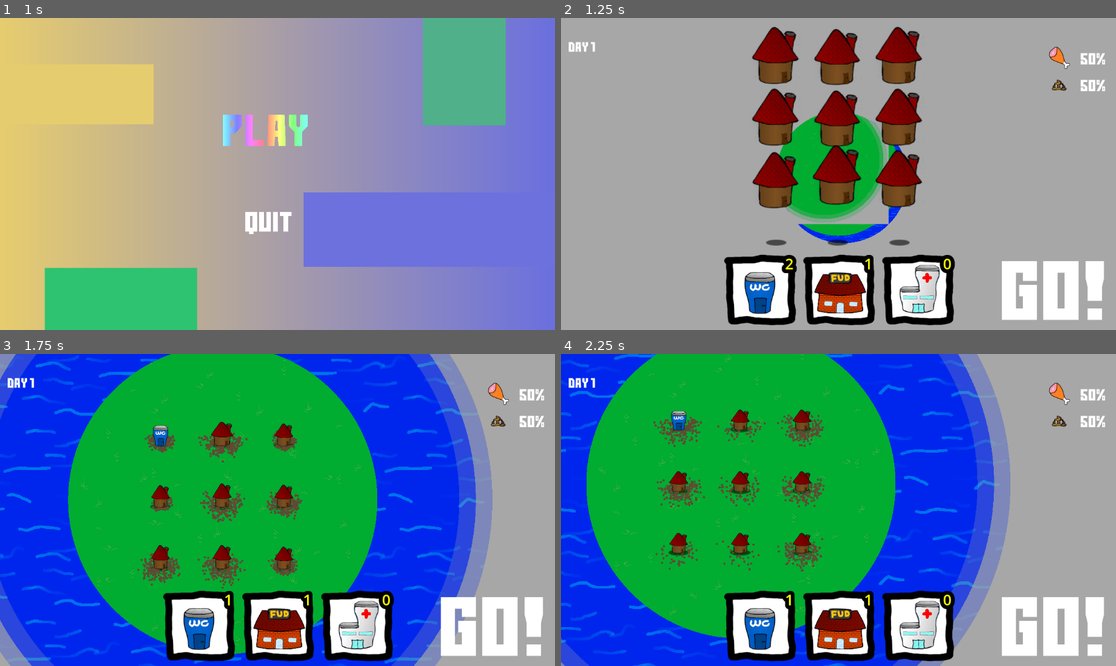
Above: before the commit, frames 1-4 (two rows, left to right).
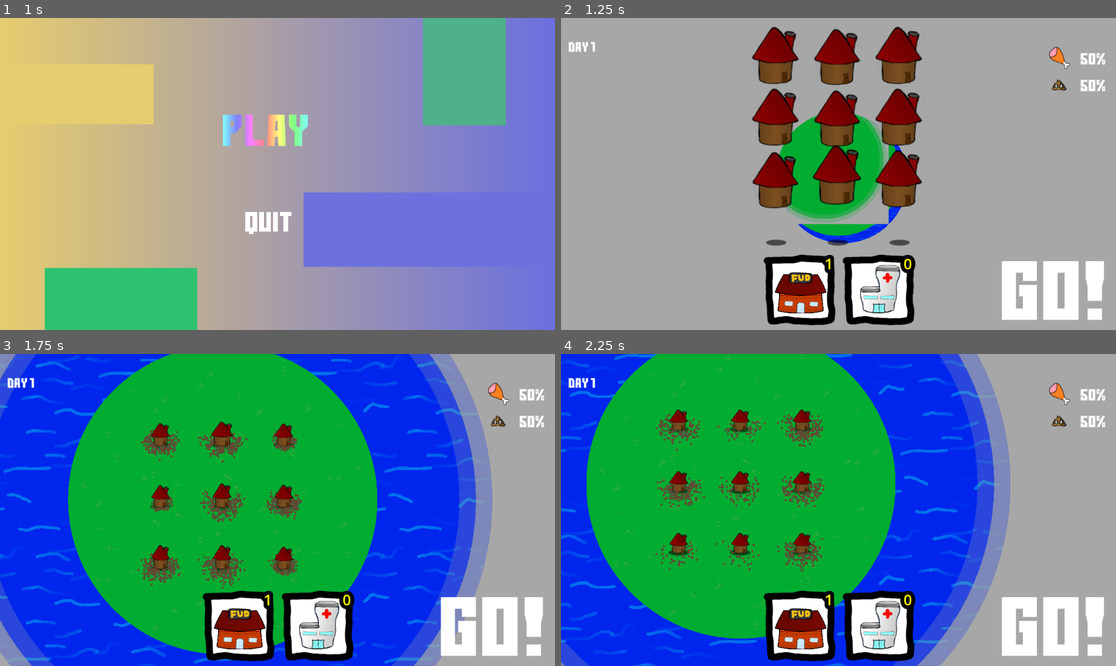
Above: after the commit, the same moments.

Repository: Viggzta/gmtk-jam-2024
Game: Godot game, scene res://main_menu.tscn
Two runs of this game, one before a commit and one after it. Both use one fixed random seed, a clock stepped at 60 frames per second and the inputs below. Sound files missing from this copy of the repository are replaced by a short silence.
Inputs (mouse positions are in pixels of both pictures, inside the frame that each line leads up to):
- Up to frame 1 (1 s): click (271, 130) at 0.5 s
- Up to frame 2 (1.25 s): no input
- Up to frame 3 (1.75 s): tap Enter at 1.25 s; move the mouse to (216, 447) at 1.27 s; press the mouse at (216, 447) at 1.28 s; hold D (right) from 1.28 s (still down)
- Up to frame 4 (2.25 s): move the mouse to (688, 510) at 2.02 s; release D (right) at 2.03 s; release the mouse at (688, 510) at 2.03 s; hold S (down) from 2.03 s (still down); right-click (688, 510) at 2.1 s; click (688, 510) at 2.17 s

Frame 1 is identical in both runs. In frame 2, 7.6% of the frame differs, in the area x 29-71%, y 75-99%; in frame 3, 8.1%; in frame 4, 8.2%, in the area x 16-71%, y 17-99%.

Commit message:
Modify difficulty slightly

Diff:
--- a/src/scripts/Globals.gd
+++ b/src/scripts/Globals.gd
@@ -17,10 +17,10 @@
 
 
 var level_restrictions: Dictionary = {
-	1 : {BuildingType.Type.ShitHouse : 2, BuildingType.Type.Donken : 1},
-	2 : {BuildingType.Type.ShitHouse : 4, BuildingType.Type.Donken : 2},
+	1 : {BuildingType.Type.ShitHouse : 0, BuildingType.Type.Donken : 1},
+	2 : {BuildingType.Type.ShitHouse : 2, BuildingType.Type.Donken : 0},
 	3 : {BuildingType.Type.ShitHouse : 4, BuildingType.Type.Donken : 4},
-	4 : {BuildingType.Type.ShitHouse : 4, BuildingType.Type.Donken : 4},
+	4 : {BuildingType.Type.ShitHouse : 4, BuildingType.Type.Donken : 2},
 	5 : {BuildingType.Type.ShitHouse : 4, BuildingType.Type.Donken : 4},
 	6 : {BuildingType.Type.ShitHouse : 4, BuildingType.Type.Donken : 4},
 	7 : {BuildingType.Type.ShitHouse : 4, BuildingType.Type.Donken : 4},
@@ -34,38 +34,38 @@
 		[Pair.new([Dude.NeedType.Eat], 80)],
 	],
 	2 : [
-		[Pair.new([Dude.NeedType.Poop], 80)],
+		[Pair.new([Dude.NeedType.Poop], 100)],
 	],
 	3 : [
 		[Pair.new([Dude.NeedType.Eat], 80)],
 		[Pair.new([Dude.NeedType.Poop], 80)],
 	],
 	4 : [
-		[Pair.new([Dude.NeedType.Eat, Dude.NeedType.Poop], 80)],
+		[Pair.new([Dude.NeedType.Eat, Dude.NeedType.Poop], 160)],
 	],
 	5 : [
-		[Pair.new([Dude.NeedType.Eat, Dude.NeedType.Poop], 80)],
-		[Pair.new([Dude.NeedType.Poop], 80)],
+		[Pair.new([Dude.NeedType.Eat, Dude.NeedType.Poop], 100)],
+		[Pair.new([Dude.NeedType.Poop], 100)],
 	],
 	6 : [
-		[Pair.new([Dude.NeedType.Eat, Dude.NeedType.Poop], 80)],
-		[Pair.new([Dude.NeedType.Poop], 80)],
+		[Pair.new([Dude.NeedType.Eat, Dude.NeedType.Poop], 120)],
+		[Pair.new([Dude.NeedType.Poop], 120)],
 	],
 	7 : [
-		[Pair.new([Dude.NeedType.Eat, Dude.NeedType.Poop], 80)],
-		[Pair.new([Dude.NeedType.Poop], 80)],
+		[Pair.new([Dude.NeedType.Eat, Dude.NeedType.Poop], 140)],
+		[Pair.new([Dude.NeedType.Poop], 140)],
 	],
 	8 : [
-		[Pair.new([Dude.NeedType.Eat, Dude.NeedType.Poop], 80)],
-		[Pair.new([Dude.NeedType.Poop], 80)],
+		[Pair.new([Dude.NeedType.Eat, Dude.NeedType.Poop], 160)],
+		[Pair.new([Dude.NeedType.Poop], 160)],
 	],
 	9 : [
-		[Pair.new([Dude.NeedType.Eat, Dude.NeedType.Poop], 80)],
-		[Pair.new([Dude.NeedType.Poop], 80)],
+		[Pair.new([Dude.NeedType.Eat, Dude.NeedType.Poop], 180)],
+		[Pair.new([Dude.NeedType.Poop], 180)],
 	],
 	10 : [
-		[Pair.new([Dude.NeedType.Eat, Dude.NeedType.Poop], 80)],
-		[Pair.new([Dude.NeedType.Poop], 80)],
+		[Pair.new([Dude.NeedType.Eat, Dude.NeedType.Poop], 200)],
+		[Pair.new([Dude.NeedType.Poop], 200)],
 	],
 }
 
--- a/src/scripts/ui/satisfaction_ui.gd
+++ b/src/scripts/ui/satisfaction_ui.gd
@@ -1,7 +1,7 @@
 extends Control
 
-const modifier: float = 0.08
-const max_percent_per_second: float = 25
+const modifier: float = 0.15
+const max_percent_per_second: float = 10
 const day_modifier:float = 0.005
 
 signal lose
